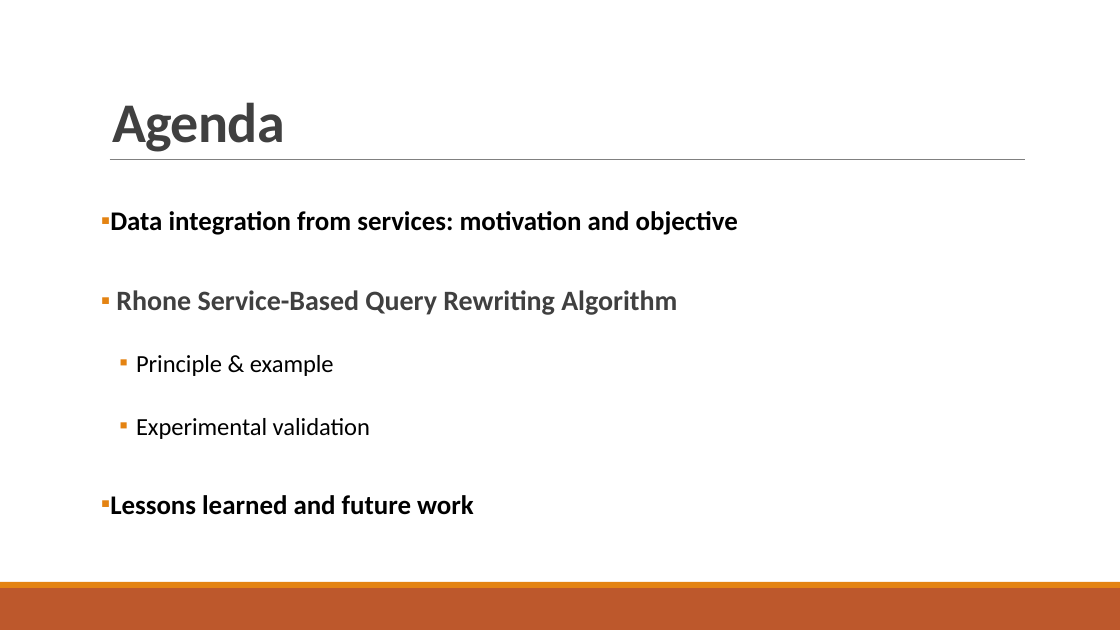
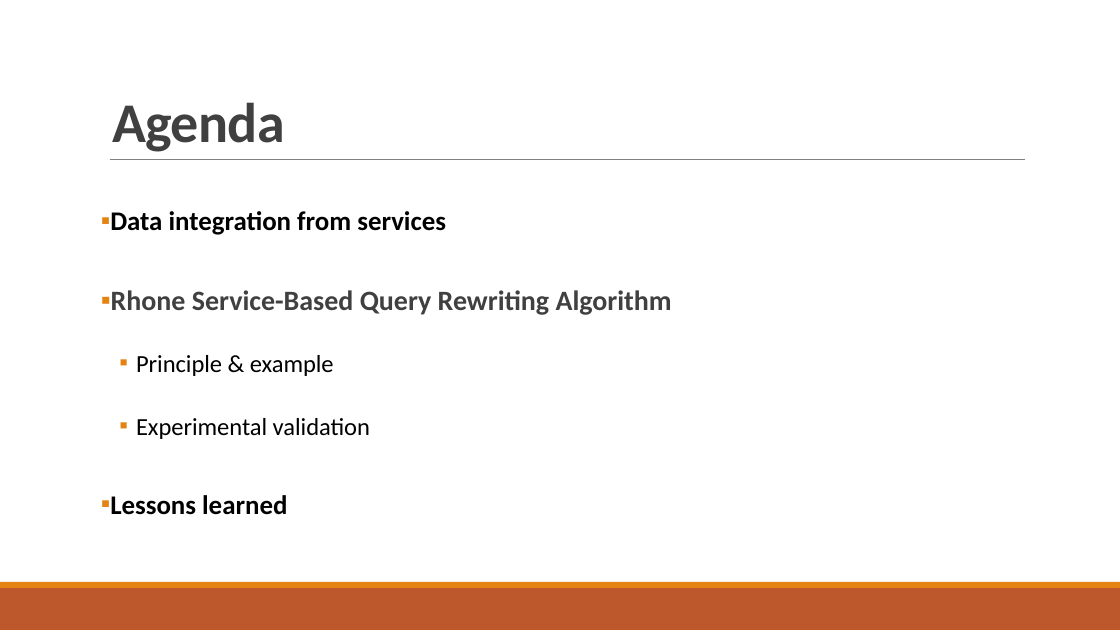
Before and after one commit to danielboni/DanielCarvalho-PhD, a slide deck: slide 2 of Presentations/ADBIS 2016/Presentation_ADBIS 2016.pptx. Drawn at 1120x630 pixels with LibreOffice and Linux fonts; fonts in the diff are those of the drawing. Boxes give left, top, right and bottom in pixels: in the first picture for what was removed or moved away, otherwise in the second. Text is boxed around its words. In the diff, an @@ line names an element or a change of style, - is before the commit and + after.

```diff
--- a/Presentations/ADBIS 2016/Presentation_ADBIS 2016.pptx
+++ b/Presentations/ADBIS 2016/Presentation_ADBIS 2016.pptx
@@ text at (110,211,446,235): text changed @@
-▪ Data integration from services: motivation and objective
+▪ Data integration from services
@@ text at (110,495,287,515): text changed @@
-▪ Lessons learned and future work
+▪ Lessons learned
```
Also in this commit, not shown: 2 other slides changed.
